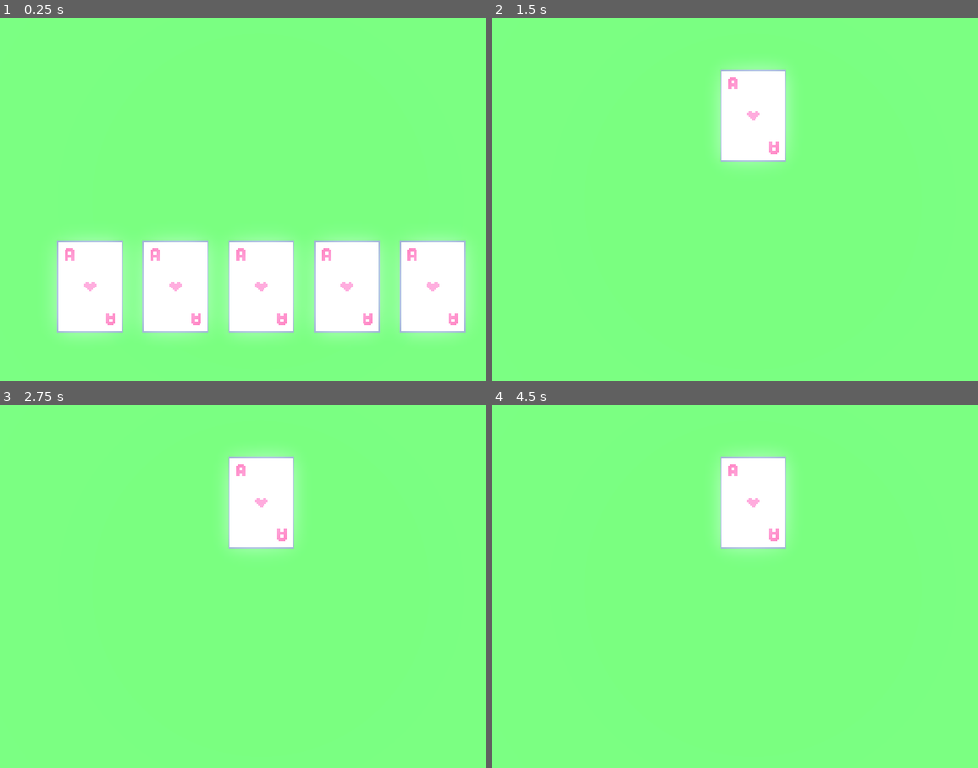
Above: before the commit, frames 1-4 (two rows, left to right).
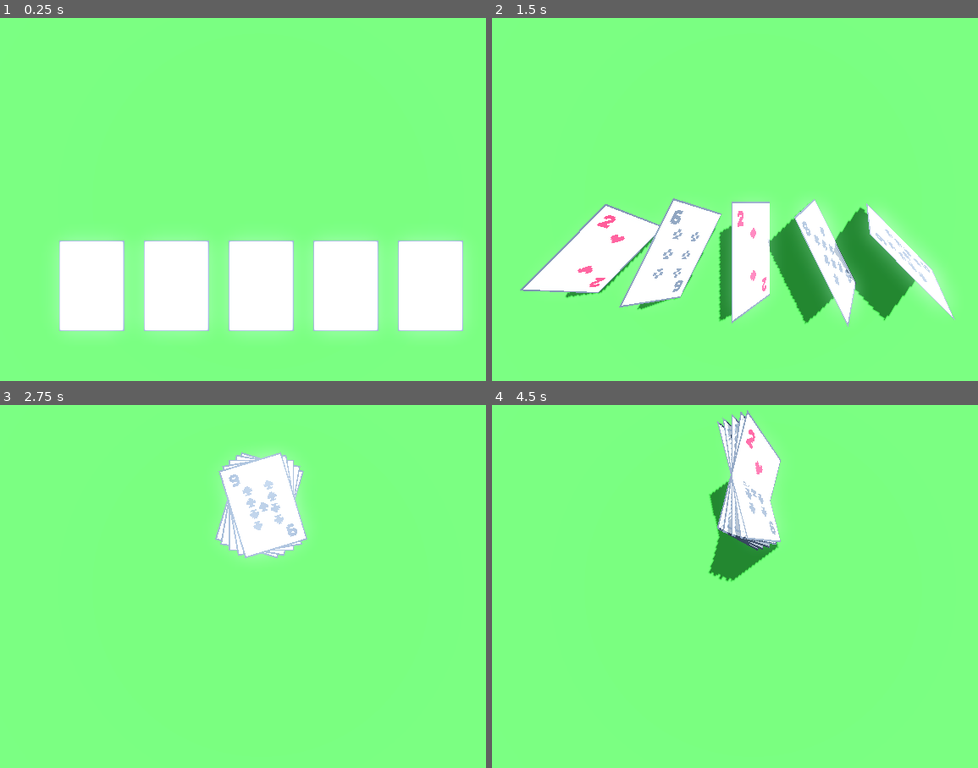
Above: after the commit, the same moments.

Repository: kjerosky/jacks-or-better
Game: Godot game, scene res://game.tscn
Same seed, same stepped clock (60 frames per second), same inputs: the game is played once before the commit and once after it.
Inputs:
- Up to frame 1 (0.25 s): no input
- Up to frame 2 (1.5 s): tap Enter at 0.5 s; tap Space (TEMP_action) at 0.6, 1.35 s
- Up to frame 3 (2.75 s): tap Space (TEMP_action) at 2.1 s
- Up to frame 4 (4.5 s): tap Space (TEMP_action) at 2.85, 3.6, 4.35 s

The runs differ from the first frame. In frame 1, 2.5% of the frame differs, in the area x 11-96%, y 61-87%; in frame 2, 21%, in the area x 5-96%, y 13-86%; in frame 3, 1.7%; in frame 4, 3.8%.

Commit message:
Fix card flipping and implement card setup

Diff:
--- a/card.gd
+++ b/card.gd
@@ -1,58 +1,67 @@
 class_name Card
 extends Node3D
 
+@export var flip_pivot : Node3D
 @export var face_mesh : MeshInstance3D
 
 var face_material : StandardMaterial3D
 
-var is_flipping = false
-var is_sliding = false
-
 static var half_flip_position_offset := Vector3(0, 2, 0)
 static var half_flip_seconds := 0.2
-static var face_up_quaternion := Quaternion.from_euler(Vector3(0, 0, deg_to_rad(0)))
-static var face_down_quaternion := Quaternion.from_euler(Vector3(0, 0, deg_to_rad(-180)))
-static var half_flip_quaternion := Quaternion.from_euler(Vector3(0, 0, deg_to_rad(-90)))
+static var half_flip_z_angle_delta := -90.0
+static var full_flip_z_angle_delta := -180.0
 
-static var rotate_before_slide_seconds := 0.1
-static var slide_move_seconds := 0.25
+static var rotate_before_slide_seconds := 0.5
+static var slide_move_seconds := 1.0
+static var straighten_seconds := 0.5
+
 
 func _ready():
 	face_material = face_mesh.get_active_material(0)
-	#face_material.uv1_offset.x = face_value * 0.5
+
+	#TODO REMOVE THIS AND SETUP EXTERNALLY
+	var rank := randi() % 13
+	var suit := randi() % 4
+	setup(rank, suit)
+
 
 func _process(_delta):
-	if Input.is_action_just_pressed("TEMP_action") and not is_sliding:
-		slide_to(Vector3(0, position.y, -3.25))
+	if Input.is_action_just_pressed("TEMP_action"):
+		flip(func():
+			slide_to(Vector3(0, 0, -3.25), func():
+				straighten(func(): pass)
+			)
+		)
 
-func flip():
-	if is_flipping:
-		return
 
-	is_flipping = true
+func setup(rank: int, suit: int):
+	flip_pivot.rotation_degrees.z = -180.0
 
-	var facing_quaternion = face_up_quaternion
-	if quaternion == face_up_quaternion:
-		facing_quaternion = face_down_quaternion
+	face_material.uv1_offset.x = 1.0 / 14 * rank
+	face_material.uv1_offset.y = 1.0 / 4 * suit
+
+
+func flip(callback: Callable):
+	if flip_pivot.rotation_degrees.z <= -360.0:
+		flip_pivot.rotation_degrees.z += 360.0
 
 	var start_position = position;
 
+	var pivot_halfway_rotation_degrees = flip_pivot.rotation_degrees + Vector3(0, 0, half_flip_z_angle_delta)
+	var pivot_final_rotation_degrees = flip_pivot.rotation_degrees + Vector3(0, 0, full_flip_z_angle_delta)
+
 	var flip_tween := create_tween()
 	flip_tween.set_parallel(true)
-	flip_tween.tween_property(self, "quaternion", half_flip_quaternion, half_flip_seconds)
+	flip_tween.tween_property(flip_pivot, "rotation_degrees", pivot_halfway_rotation_degrees, half_flip_seconds)
 	flip_tween.tween_property(self, "position", start_position + half_flip_position_offset, half_flip_seconds)
 	flip_tween.chain()
-	flip_tween.tween_property(self, "quaternion", facing_quaternion, half_flip_seconds)
+	flip_tween.tween_property(flip_pivot, "rotation_degrees", pivot_final_rotation_degrees, half_flip_seconds)
 	flip_tween.tween_property(self, "position", start_position, half_flip_seconds)
 	flip_tween.chain()
-	flip_tween.tween_callback(func(): is_flipping = false)
+	flip_tween.tween_callback(callback)
 
-func slide_to(destination: Vector3):
-	if is_sliding:
-		return
 
-	is_sliding = true
-
+func slide_to(destination: Vector3, callback: Callable):
 	var direction_to_destination := global_position.direction_to(destination)
 	var angle_y_to_destination = Vector3.FORWARD.signed_angle_to(direction_to_destination, Vector3.UP)
 	var facing_dealer_quaternion := Quaternion.from_euler(Vector3(0, angle_y_to_destination, 0))
@@ -62,4 +71,10 @@
 	slide_tween.tween_property(self, "quaternion", facing_dealer_quaternion, rotate_before_slide_seconds).set_ease(Tween.EASE_IN_OUT).set_trans(Tween.TRANS_QUAD)
 	slide_tween.tween_property(self, "position", destination, slide_move_seconds).set_ease(Tween.EASE_IN_OUT).set_trans(Tween.TRANS_QUAD)
 	slide_tween.chain()
-	slide_tween.tween_callback(func(): is_sliding = false)
+	slide_tween.tween_callback(callback)
+
+
+func straighten(callback: Callable):
+	var straighten_tween := create_tween()
+	straighten_tween.tween_property(self, "quaternion", Quaternion.IDENTITY, straighten_seconds)
+	straighten_tween.tween_callback(callback)
--- a/card.tscn
+++ b/card.tscn
@@ -25,13 +25,18 @@
 material = SubResource("StandardMaterial3D_wde2m")
 size = Vector2(2.5, 3.5)
 
-[node name="Card" type="Node3D" node_paths=PackedStringArray("face_mesh")]
+[node name="Card" type="Node3D" node_paths=PackedStringArray("flip_pivot", "face_mesh")]
 script = ExtResource("1_b0n6v")
-face_mesh = NodePath("Front")
+flip_pivot = NodePath("FlipPivot")
+face_mesh = NodePath("FlipPivot/Front")
 
-[node name="Front" type="MeshInstance3D" parent="."]
+[node name="FlipPivot" type="Node3D" parent="."]
+
+[node name="Front" type="MeshInstance3D" parent="FlipPivot"]
 mesh = SubResource("PlaneMesh_vvnc2")
+skeleton = NodePath("../..")
 
-[node name="Back" type="MeshInstance3D" parent="."]
+[node name="Back" type="MeshInstance3D" parent="FlipPivot"]
 transform = Transform3D(-1, 8.74228e-08, 3.48787e-16, -8.74228e-08, -1, -3.48787e-16, 3.48787e-16, -3.48787e-16, 1, 2.08165e-12, 2.08165e-12, 2.08165e-12)
 mesh = SubResource("PlaneMesh_ejoel")
+skeleton = NodePath("../..")
--- a/game.tscn
+++ b/game.tscn
@@ -35,22 +35,20 @@
 transform = Transform3D(1, 0, 0, 0, -2.50326e-08, 1, 0, -1, -2.50326e-08, 2.08165e-12, 9.5, 2.08165e-12)
 
 [node name="TableTop" type="MeshInstance3D" parent="."]
+transform = Transform3D(1, 0, 0, 0, 1, 0, 0, 0, 1, 2.08165e-12, -0.1, 2.08165e-12)
 mesh = SubResource("PlaneMesh_y32nr")
 
 [node name="Card1" parent="." instance=ExtResource("1_7acmb")]
-transform = Transform3D(1, 0, 0, 0, 1, 0, 0, 0, 1, -6.5, 0.1, 3.25)
+transform = Transform3D(1, 0, 0, 0, 1, 0, 0, 0, 1, -6.5, 2.08165e-12, 3.25)
 
 [node name="Card2" parent="." instance=ExtResource("1_7acmb")]
-transform = Transform3D(1, 0, 0, 0, 1, 0, 0, 0, 1, -3.25, 0.1, 3.25)
+transform = Transform3D(1, 0, 0, 0, 1, 0, 0, 0, 1, -3.25, 2.08165e-12, 3.25)
 
-[node name="Card3" parent="." node_paths=PackedStringArray("face_mesh") instance=ExtResource("1_7acmb")]
-transform = Transform3D(1, 0, 0, 0, 1, 0, 0, 0, 1, 2.08165e-12, 0.1, 3.25)
-face_mesh = NodePath("../Card1/Front")
+[node name="Card3" parent="." instance=ExtResource("1_7acmb")]
+transform = Transform3D(1, 0, 0, 0, 1, 0, 0, 0, 1, 2.08165e-12, 2.08165e-12, 3.25)
 
-[node name="Card4" parent="." node_paths=PackedStringArray("face_mesh") instance=ExtResource("1_7acmb")]
-transform = Transform3D(1, 0, 0, 0, 1, 0, 0, 0, 1, 3.25, 0.1, 3.25)
-face_mesh = NodePath("../Card2/Front")
+[node name="Card4" parent="." instance=ExtResource("1_7acmb")]
+transform = Transform3D(1, 0, 0, 0, 1, 0, 0, 0, 1, 3.25, 2.08165e-12, 3.25)
 
-[node name="Card5" parent="." node_paths=PackedStringArray("face_mesh") instance=ExtResource("1_7acmb")]
-transform = Transform3D(1, 0, 0, 0, 1, 0, 0, 0, 1, 6.5, 0.1, 3.25)
-face_mesh = NodePath("../Card1/Front")
+[node name="Card5" parent="." instance=ExtResource("1_7acmb")]
+transform = Transform3D(1, 0, 0, 0, 1, 0, 0, 0, 1, 6.5, 2.08165e-12, 3.25)
